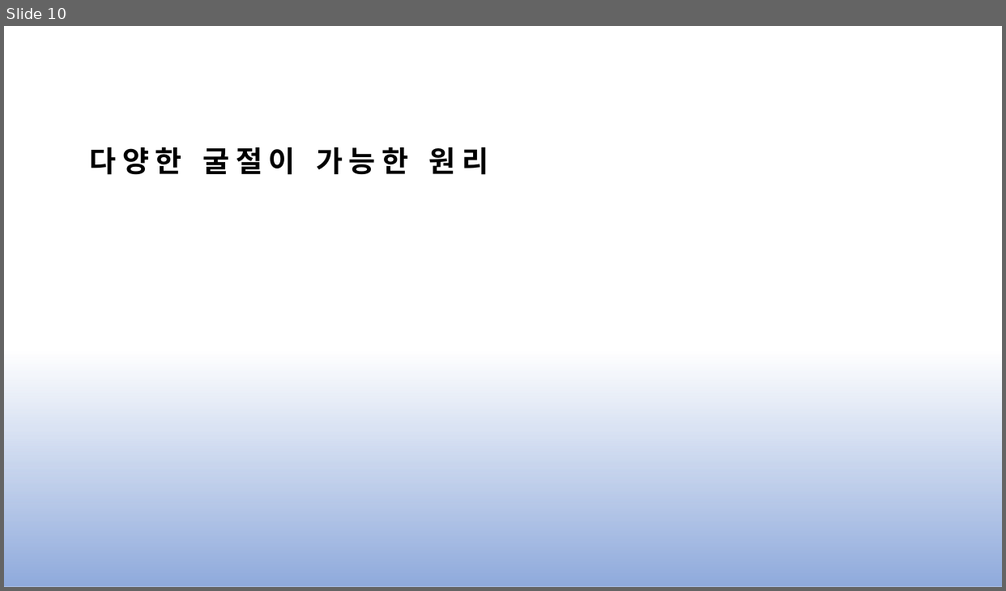
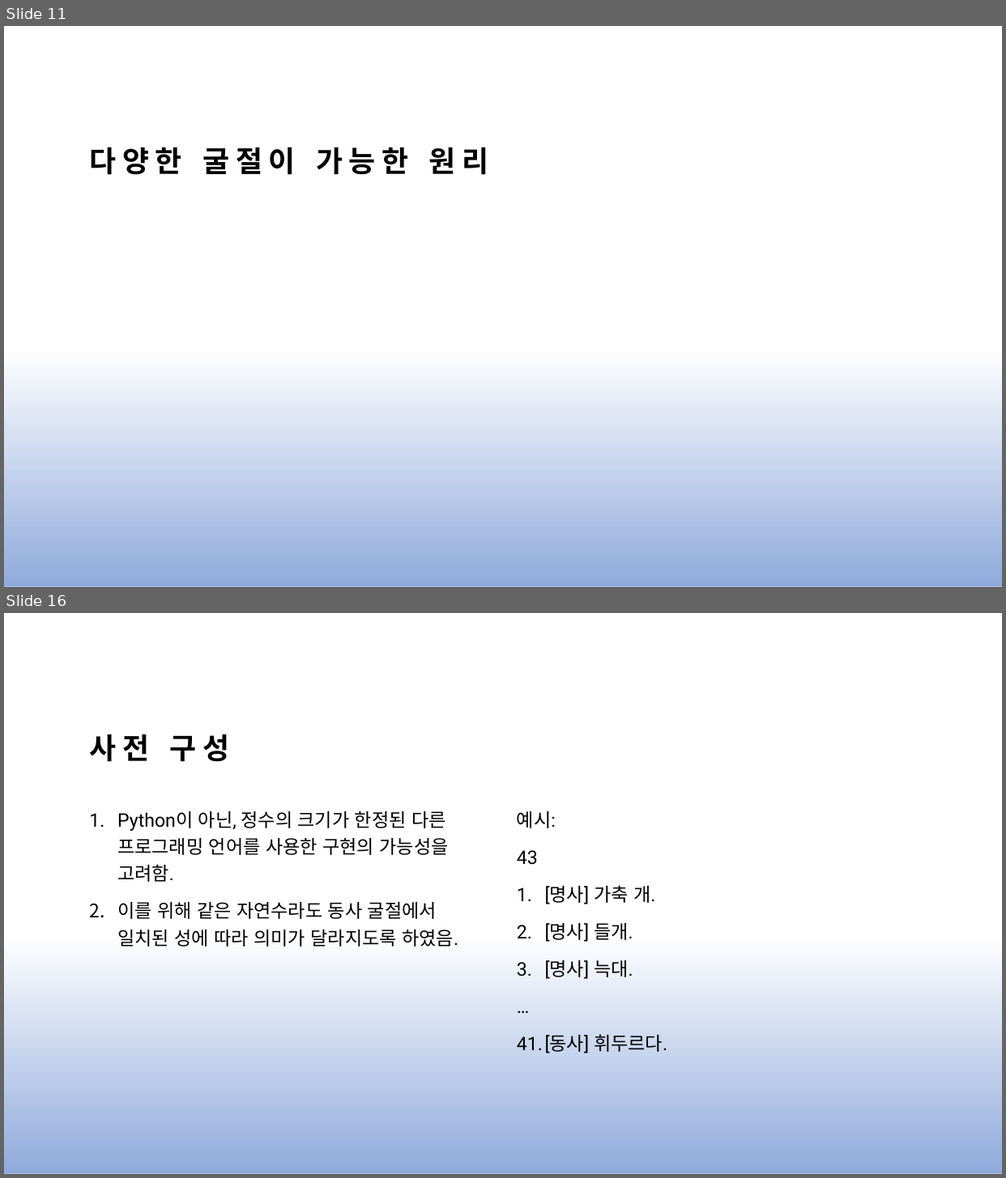
Before and after one commit to js4484821266/congrlang, a slide deck: congrlang.pptx. Shown one above the other, each under a label of ours: slide 10 before the commit, slides 11 and 16 after it; the slides between them are not shown. The pictures are 1006x591 and 1006x1178 pixels, drawn with LibreOffice and Linux fonts; fonts in the diff are those of the drawing; grey boxes stand for pictures. Boxes give left, top, right and bottom in pixels: in the first picture for what was removed or moved away, otherwise in the second. Text is boxed around its words. In the diff, an @@ line names an element or a change of style, - is before the commit and + after.

```diff
--- a/congrlang.pptx
+++ b/congrlang.pptx
@@ slide 16 added at bbox=[4, 613, 1002, 1174], background #FFFFFF; not listed: 1 template element that a slide beside it also shows @@
@@ title added at bbox=[89, 735, 230, 762], 28 pt, text #000000, bold @@
+사전 구성
@@ text added at bbox=[117, 811, 458, 947], 18 pt, text #000000 @@
+1. Python이 아닌, 정수의 크기가 한정된 다른 프로그래밍 언어를 사용한 구현의 가능성을 고려함.
+2. 이를 위해 같은 자연수라도 동사 굴절에서 일치된 성에 따라 의미가 달라지도록 하였음.
@@ text added at bbox=[517, 811, 667, 1054], 18 pt, text #000000 @@
+예시:
+43
+1. [명사] 가축 개.
+2. [명사] 들개.
+3. [명사] 늑대.
+…
+41. [동사] 휘두르다.
@@ what was slide 10 is now slide 11 @@
```
Also in this commit, not shown: 6 slides changed, 5 other slides added.
